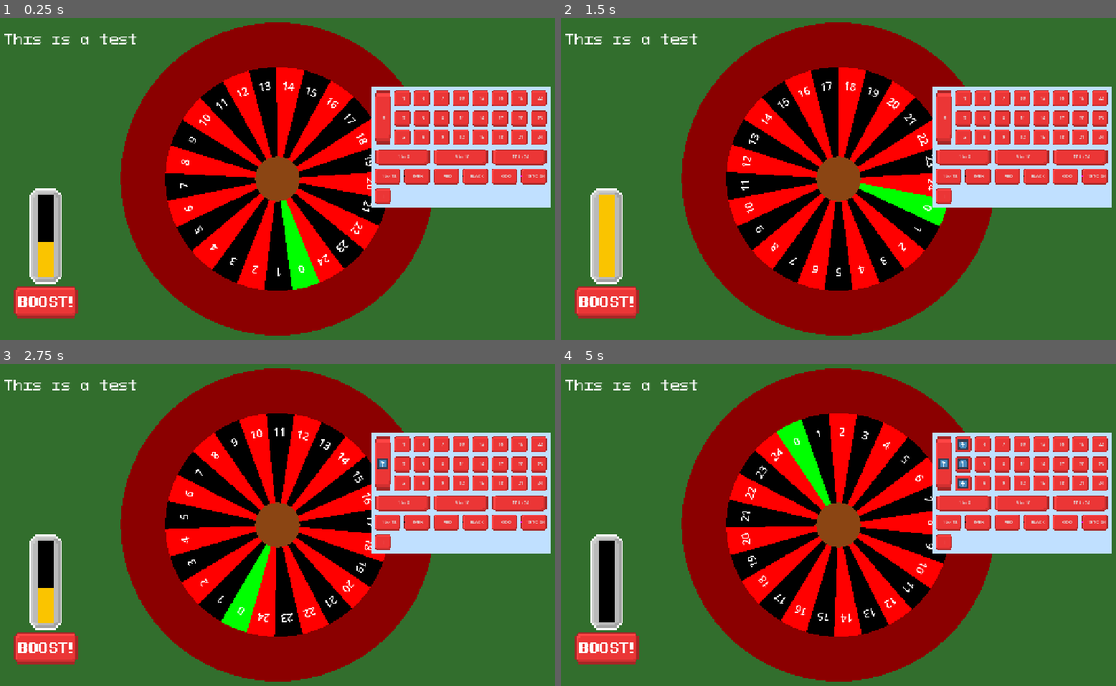
Above: before the commit, frames 1-4 (two rows, left to right).
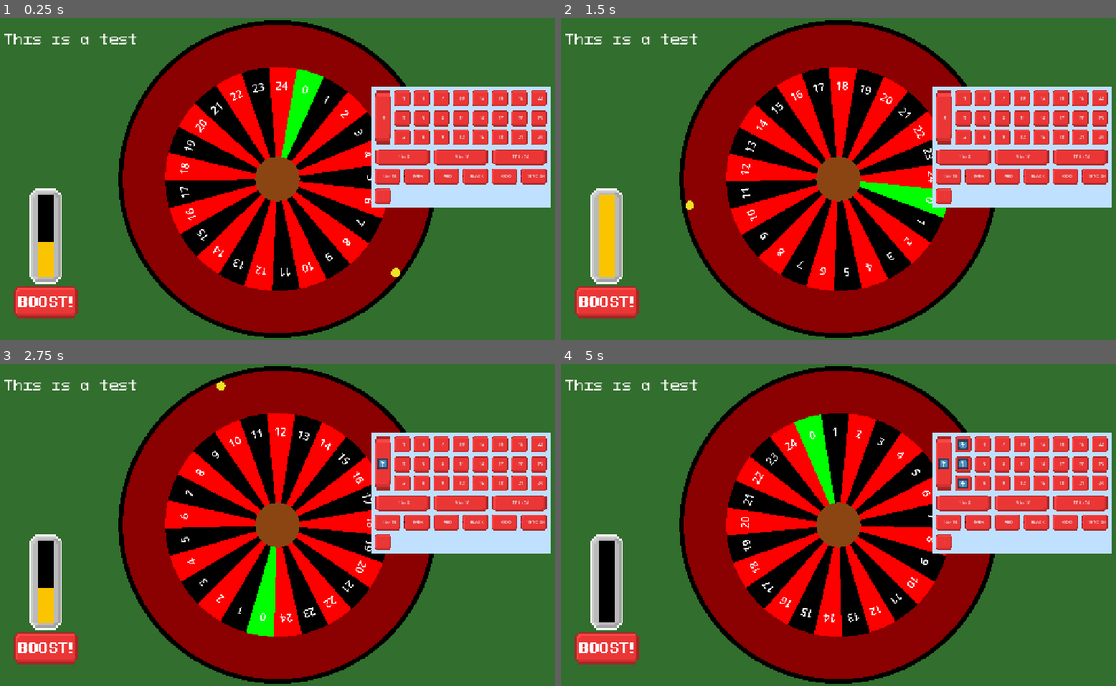
Above: after the commit, the same moments.

Repository: DuneRanger/Very-Serious-GameJam-2026
Game: Godot game, scene res://scenes/game/game_scene/game_scene.tscn
Two runs of this game, one before a commit and one after it. Both use one fixed random seed, a clock stepped at 60 frames per second and the inputs below. The engine's default icon, where the game draws it, is replaced by a stand-in: a white triangle on a blue panel in a dark square.
Inputs:
- Up to frame 1 (0.25 s): no input
- Up to frame 2 (1.5 s): click "+" at 0.5 s; click "-" at 1.25 s
- Up to frame 3 (2.75 s): click "0" at 2 s
- Up to frame 4 (5 s): click "1" at 2.75 s; click "2" at 3.5 s; click "3" at 4.25 s

The runs differ from the first frame. In frame 1, 12% of the frame differs, in the area x 21-79%, y 0-100%; in frame 2, 9.8%; in frame 3, 22%; in frame 4, 17%.

Commit message:
Add basic roulette ball physics

Diff:
--- a/scenes/game/game_scene/roulette/roulette.gd
+++ b/scenes/game/game_scene/roulette/roulette.gd
@@ -1,21 +1,20 @@
 class_name Roulette
 extends Node2D
 
+static func get_random_vector2(size: float) -> Vector2:
+	var angle = randf_range(0, 2 * PI)
+	return Vector2(cos(angle), sin(angle)) * size
+
+static func get_random_roulette_rot() -> float:
+	return randf_range(-0.04, 0.04)
+
 var cells = []
-
-var mid_circle_rad : int = 100
-var mid_circle_colour : Color = Color.SADDLE_BROWN
-var inner_circle_rad : int = 500
-var outer_circle_rad : int = 700
-var outer_circle_colour : Color = Color.DARK_RED
 var default_font : Font = ThemeDB.fallback_font;
 
 const base_roulette_numbers : int = 24
 const base_cell_weight : float = 1.0
 # (base_roulette_numbers + 1) includes the green 0
 var total_weight : float = (base_roulette_numbers + 1) * base_cell_weight
-
-var rotation_speed : float = 0;
 
 enum CellMod {STICKY, SHINY}
 
@@ -37,6 +36,14 @@
 		if i % 2 == 0: curCol = Color.BLACK
 		cells.append(RouletteCell.new(i + 1, curCol))
 	spin_roulette()
+
+# -------------------------------- Drawing --------------------------------
+
+var mid_circle_rad : int = 100
+var mid_circle_colour : Color = Color.SADDLE_BROWN
+var inner_circle_rad : int = 500
+var outer_circle_rad : int = 700
+var outer_circle_colour : Color = Color.DARK_RED
 
 func draw_circle_arc_poly(center, radius, angle_from, angle_to, color):
 	var nb_points = 32  + floor(100 * abs(angle_from - angle_to))
@@ -66,7 +73,6 @@
 				HORIZONTAL_ALIGNMENT_CENTER, font_max_width, font_size)
 
 		cur_angle += cur_cell_angle
-		#print(position, cur_angle)
 		draw_set_transform(Vector2(0, 0), cur_angle)
 	draw_set_transform(Vector2(0, 0))
 
@@ -81,12 +87,66 @@
 	draw_cells()
 	draw_centre()
 
-func decay_rotation(_delta):
-	rotation_speed = max(0, min(rotation_speed - 0.01 * _delta, rotation_speed * 0.995))
+# -------------------------------- Physics --------------------------------
+
+var rotation_speed : float = 0;
+var outer_wall_segments: int = 128
+
+func build_outer_wall():
+	var wall_body = StaticBody2D.new()
+	add_child(wall_body)
+
+	for i in range(outer_wall_segments):
+		var angle_a = (float(i) / float(outer_wall_segments)) * 2 * PI
+		var angle_b = (float(i + 1) / float(outer_wall_segments)) * 2 * PI
+
+		var point_a = Vector2(cos(angle_a), sin(angle_a)) * outer_circle_rad
+		var point_b = Vector2(cos(angle_b), sin(angle_b)) * outer_circle_rad
+
+		var seg_shape = SegmentShape2D.new()
+		seg_shape.a = point_a
+		seg_shape.b = point_b
+
+		var col = CollisionShape2D.new()
+		col.shape = seg_shape
+		wall_body.add_child(col)
+
+	var visual = Line2D.new()
+	visual.width = 20
+	visual.closed = true
+	visual.default_color = Color.BLACK
+	for i in range(outer_wall_segments + 1):
+		var angle = (float(i) / float(outer_wall_segments)) * 2 * PI
+		visual.add_point(Vector2(cos(angle), sin(angle)) * outer_circle_rad)
+	wall_body.add_child(visual)
 
 func spin_roulette():
-	rotation_speed = 0.2
+	rotation_speed = 0.02
 
-func _process(_delta):
-	decay_rotation(_delta)
+func _ready():
+	build_outer_wall()
+	prepare_balls()
+	launch_balls()
+
+func _physics_process(_delta: float) -> void:
 	rotation += rotation_speed
+
+func _process(delta: float) -> void:
+	pass
+
+# -------------------------------- Balls --------------------------------
+
+var balls = []
+
+func prepare_balls():
+	balls.append(RouletteBall.new())
+	for ball in balls:
+		add_child(ball)
+
+func launch_balls() -> void:
+	for ball in balls:
+		if ball and is_instance_valid(ball):
+			#ball.position = get_random_vector2(inner_circle_rad)
+			#ball.give_random_impulse()
+			ball.position = Vector2(outer_circle_rad - 10, 0)
+			ball.apply_impulse(Vector2(0, 1000))
--- /dev/null
+++ b/scenes/game/game_scene/roulette/roulette_ball.gd
@@ -0,0 +1,41 @@
+extends RigidBody2D
+class_name RouletteBall
+
+static func _make_circle_points(radius: float, segments: int) -> PackedVector2Array:
+	var points = PackedVector2Array()
+	for i in range(segments):
+		var angle = (float(i) / segments) * 2 * PI
+		points.append(Vector2(cos(angle), sin(angle)) * radius)
+	return points
+
+static func get_random_vector2(size: float) -> Vector2:
+	var angle = randf_range(0, 2 * PI)
+	return Vector2(cos(angle), sin(angle)) * size
+
+var rand_impulse_size : float = 1000
+
+func _init():
+	mass = 1.0
+	gravity_scale = 0
+
+	var phys_mat = PhysicsMaterial.new()
+	phys_mat.bounce = 0.8
+	phys_mat.friction = 0.2
+	#phys_mat.absorbent = 0.00000000001
+	phys_mat.rough = 1
+	physics_material_override = phys_mat
+
+	var shape := CircleShape2D.new()
+	shape.radius = 10
+
+	var collider := CollisionShape2D.new()
+	collider.shape = shape
+	add_child(collider)
+
+	var visual := Polygon2D.new()
+	visual.color = Color(0.93, 0.891, 0.13, 1.0)
+	visual.polygon = _make_circle_points(shape.radius, 24)
+	add_child(visual)
+
+func give_random_impulse():
+	apply_impulse(get_random_vector2(rand_impulse_size))
Not shown, added: scenes/game/game_scene/roulette/roulette_ball.gd.uid
Not shown, added: scenes/game/game_scene/roulette/roulette.tscn859015695.tmp
Not shown, added: scenes/game/game_scene/roulette/roulette.tscn864992145.tmp
